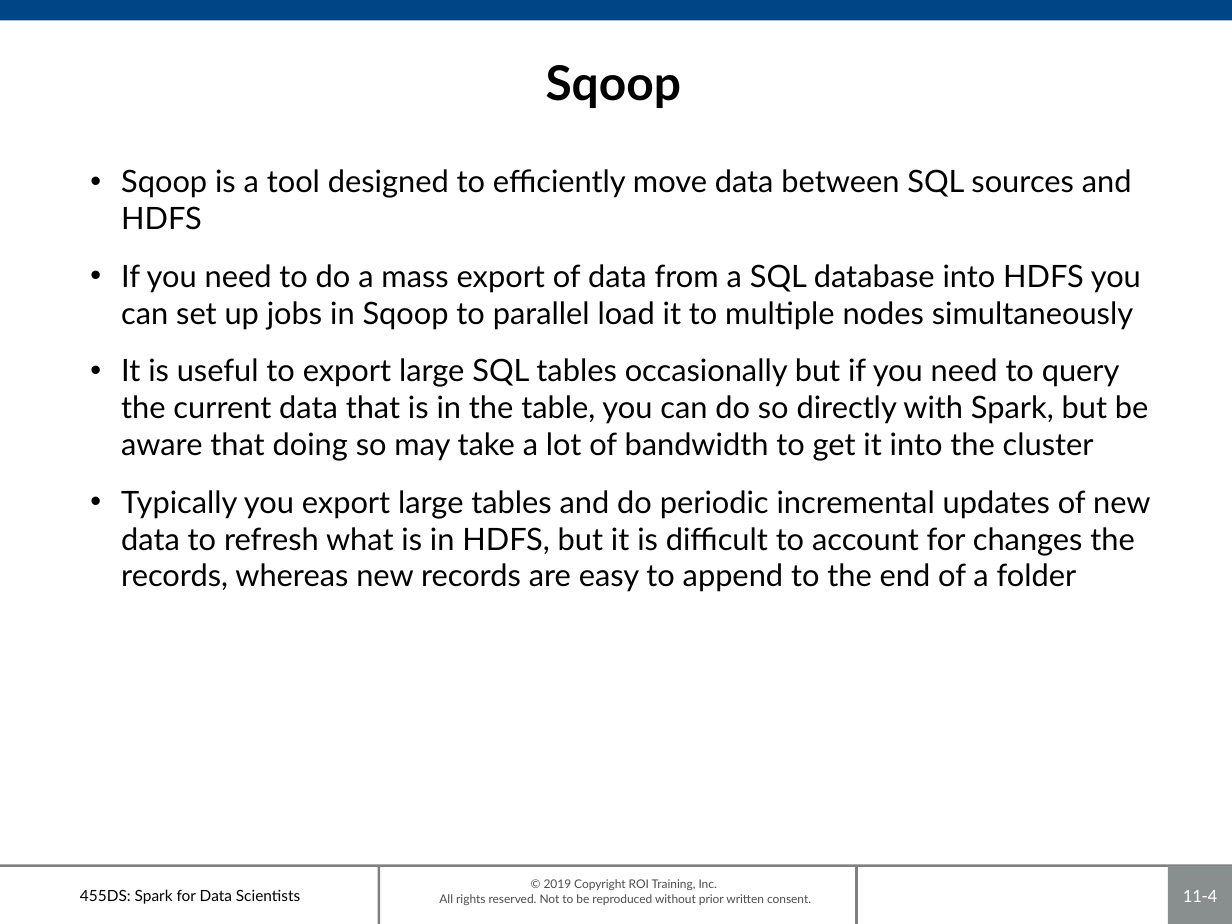
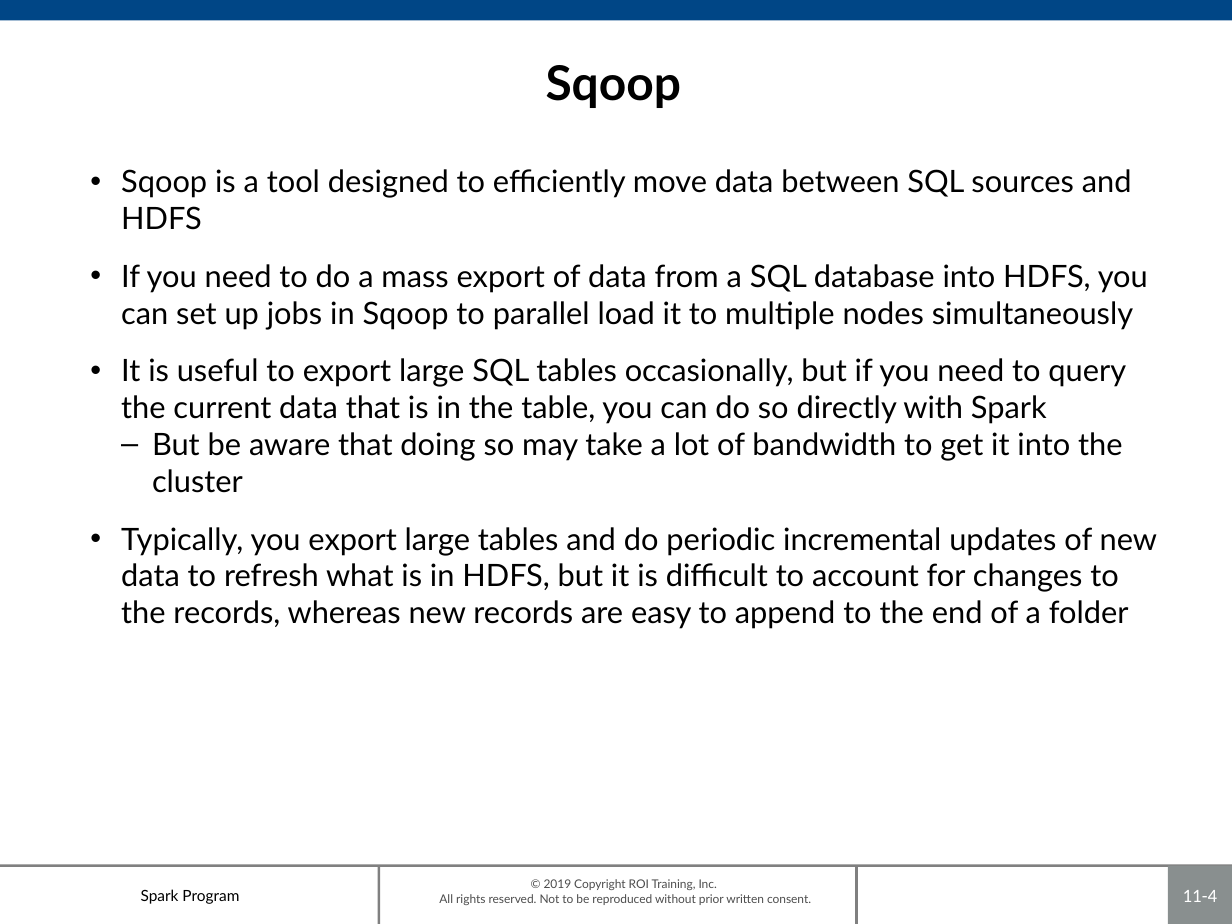
Before and after one commit to roitraining/SparkProgram, a slide deck: slide 4 of Day8/Ch11_Ecosystem.pptx. Drawn at 1232x924 pixels with LibreOffice and Linux fonts; fonts in the diff are those of the drawing; background and template pictures are left out. Boxes give left, top, right and bottom in pixels: in the first picture for what was removed or moved away, otherwise in the second. Text is boxed around its words. In the diff, an @@ line names an element or a change of style, - is before the commit and + after.

```diff
--- a/Day8/Ch11_Ecosystem.pptx
+++ b/Day8/Ch11_Ecosystem.pptx
@@ text at box(121, 264, 1157, 629): text changed @@
-• If you need to do a mass export of data from a SQL database into HDFS you can set up jobs in Sqoop to parallel load it to multiple nodes simultaneously
-• It is useful to export large SQL tables occasionally but if you need to query the current data that is in the table, you can do so directly with Spark, but be aware that doing so may take a lot of bandwidth to get it into the cluster
-• Typically you export large tables and do periodic incremental updates of new data to refresh what is in HDFS, but it is difficult to account for changes the records, whereas new records are easy to append to the end of a folder
+• If you need to do a mass export of data from a SQL database into HDFS, you can set up jobs in Sqoop to parallel load it to multiple nodes simultaneously
+• It is useful to export large SQL tables occasionally, but if you need to query the current data that is in the table, you can do so directly with Spark
+  – But be aware that doing so may take a lot of bandwidth to get it into the cluster
+• Typically, you export large tables and do periodic incremental updates of new data to refresh what is in HDFS, but it is difficult to account for changes to the records, whereas new records are easy to append to the end of a folder
@@ text at box(141, 889, 239, 904): text changed @@
-455DS: Spark for Data Scientists
+Spark Program
```
Also in this commit, not shown: 8 other slides changed, 3 other files.
